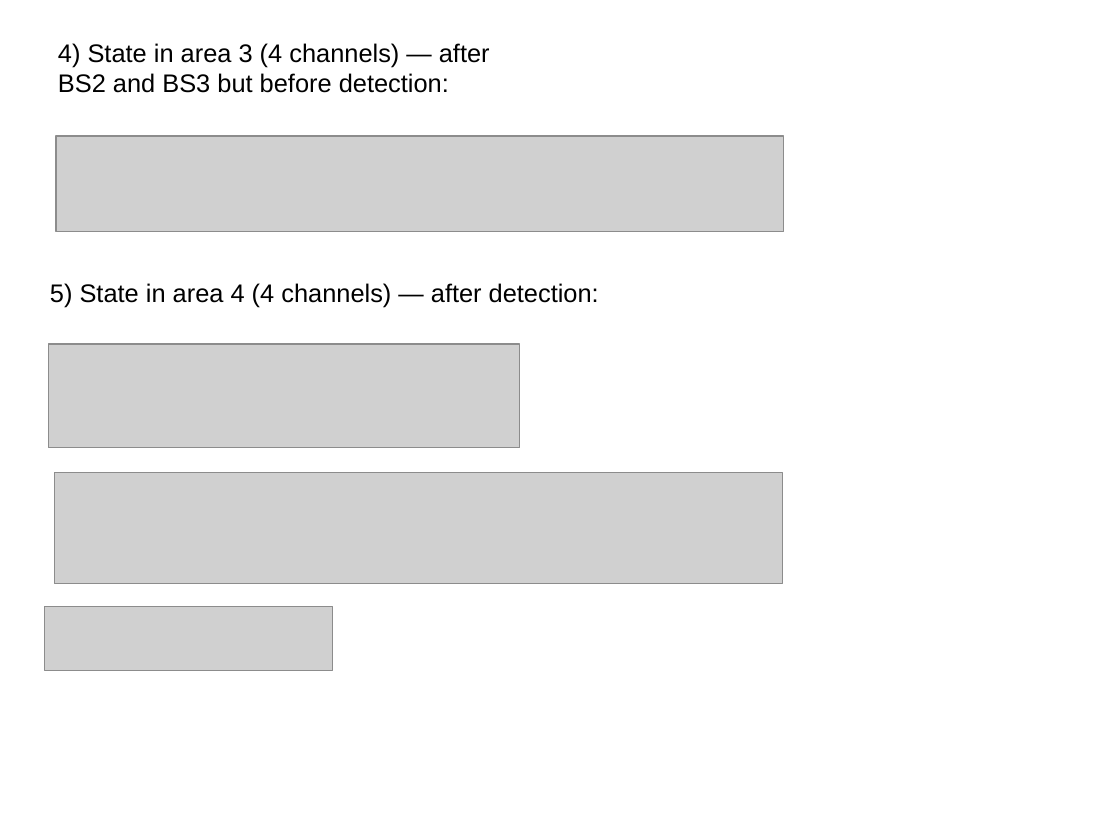
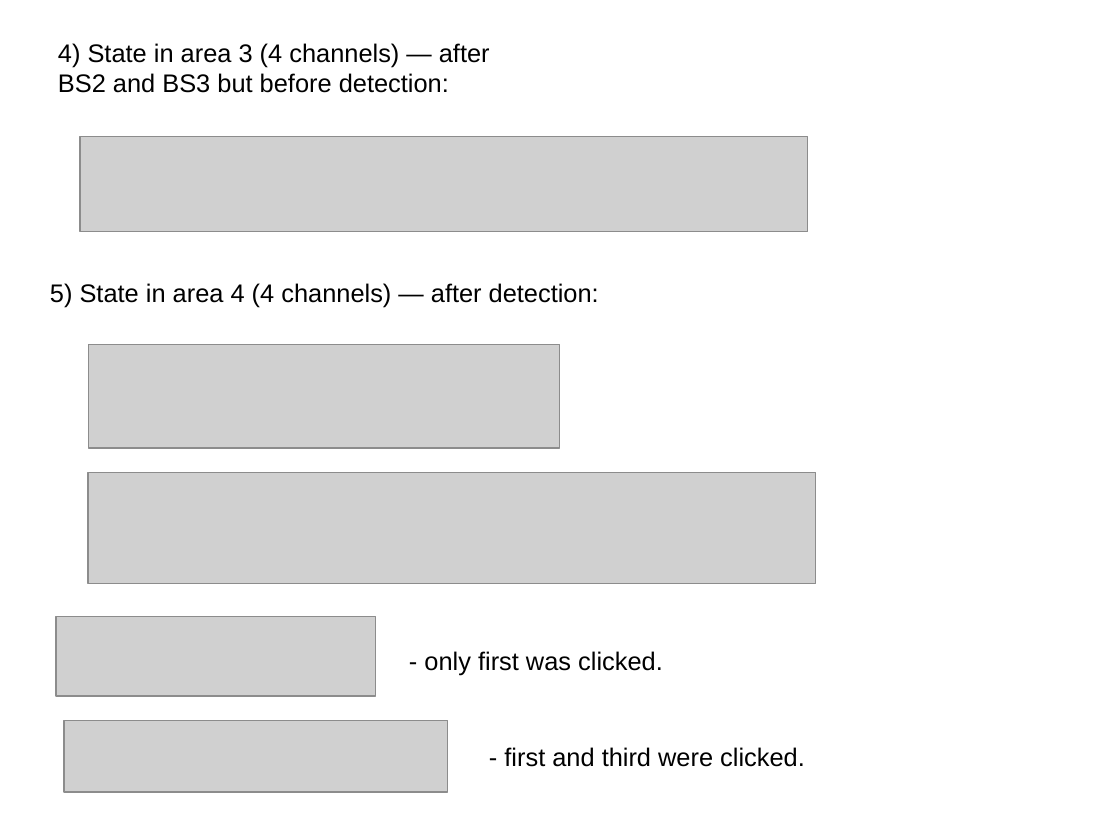
Before and after one commit to matthewR1993/qscheme, a slide deck: slide 3 of results/res2.odp. Drawn at 1120x840 pixels with LibreOffice and Linux fonts; fonts in the diff are those of the drawing; grey boxes stand for pictures. Boxes give left, top, right and bottom in pixels: in the first picture for what was removed or moved away, otherwise in the second. Text is boxed around its words. In the diff, an @@ line names an element or a change of style, - is before the commit and + after.

```diff
--- a/results/res2.odp
+++ b/results/res2.odp
@@ picture: place and size @@
-picture at bbox=[56, 136, 784, 232]
+picture at bbox=[80, 136, 808, 232]
@@ picture: place and size @@
-picture at bbox=[48, 345, 520, 448]
+picture at bbox=[88, 345, 561, 448]
@@ picture: place and size @@
-picture at bbox=[54, 473, 782, 584]
+picture at bbox=[88, 473, 816, 584]
@@ picture: place and size @@
-picture at bbox=[45, 607, 332, 671]
+picture at bbox=[56, 616, 376, 696]
@@ text added at bbox=[424, 651, 663, 675], 18 pt, text #000000 @@
+- only first was clicked.
@@ picture added at bbox=[64, 721, 448, 793] @@
@@ text added at bbox=[504, 747, 805, 767], 18 pt, text #000000 @@
+- first and third were clicked.
```
Also in this commit, not shown: 6 other slides changed, 1 slide added, 30 other files.
